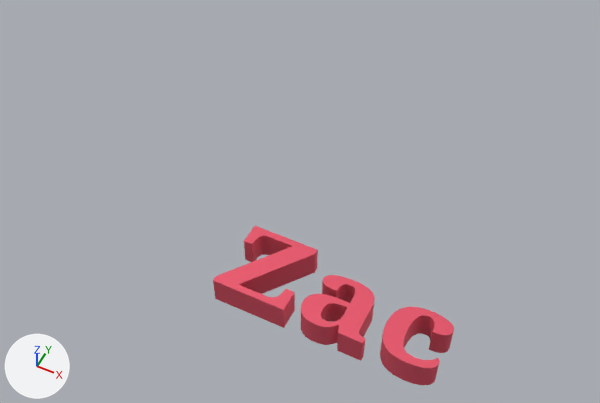
One commit to the glTF model birthdayHeart.glb: the scene before it, then after it.
Rendered twice from a 50 mm camera at (105.0, -179.0, 245.0) aimed at (8.0, 15.0, 2.0). The axes (+X, +Y, +Z) are drawn at lower left. The lights are the same throughout. Where no turn or scale is listed for an object, it has been applied to the vertices. Vertices at the same position are counted once.

In view in the first picture: 'Mesh_Mesh_head_geo.001_lambert2SG.001'.
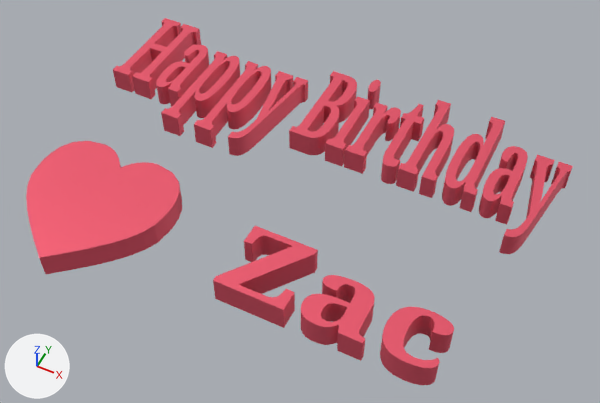
Location of each change, [x1, y1, x2, y2] in pixels of the pictures (600 x 403 px):
'Mesh_Mesh_head_geo.001_lambert2SG.001', reshaped (126% wider, 130% taller): before [213, 226, 454, 385]; after [26, 18, 573, 385]
part 1 of me_mesh_0, added (red): after [26, 18, 573, 274]

Diff of the bpy script that builds the scene:
```diff
--- a/birthdayHeart.glb.py
+++ b/birthdayHeart.glb.py
@@ me_mesh_0 @@
 # used by ob_mesh_mesh_head_geo_001_lambert2sg_001; location = (0.0, 0.0, 0.0)
-me_mesh_0.from_pydata(...)  # 1080 vertices, 2152 faces; spans x 1.4..83.0, y -39.0..-10.2, z 0.0..11.0
+me_mesh_0.from_pydata(...)  # 7098 vertices, 14156 faces; spans x -97.0..99.0, y -57.0..87.1, z 0.0..11.0
+# me_mesh_0 part 1: 6018 vertices added at x -97.0..99.0, y -57.0..87.1, z 0.0..10.0
 me_mesh_0.materials.append(mat_lambert2sg_001)
```
